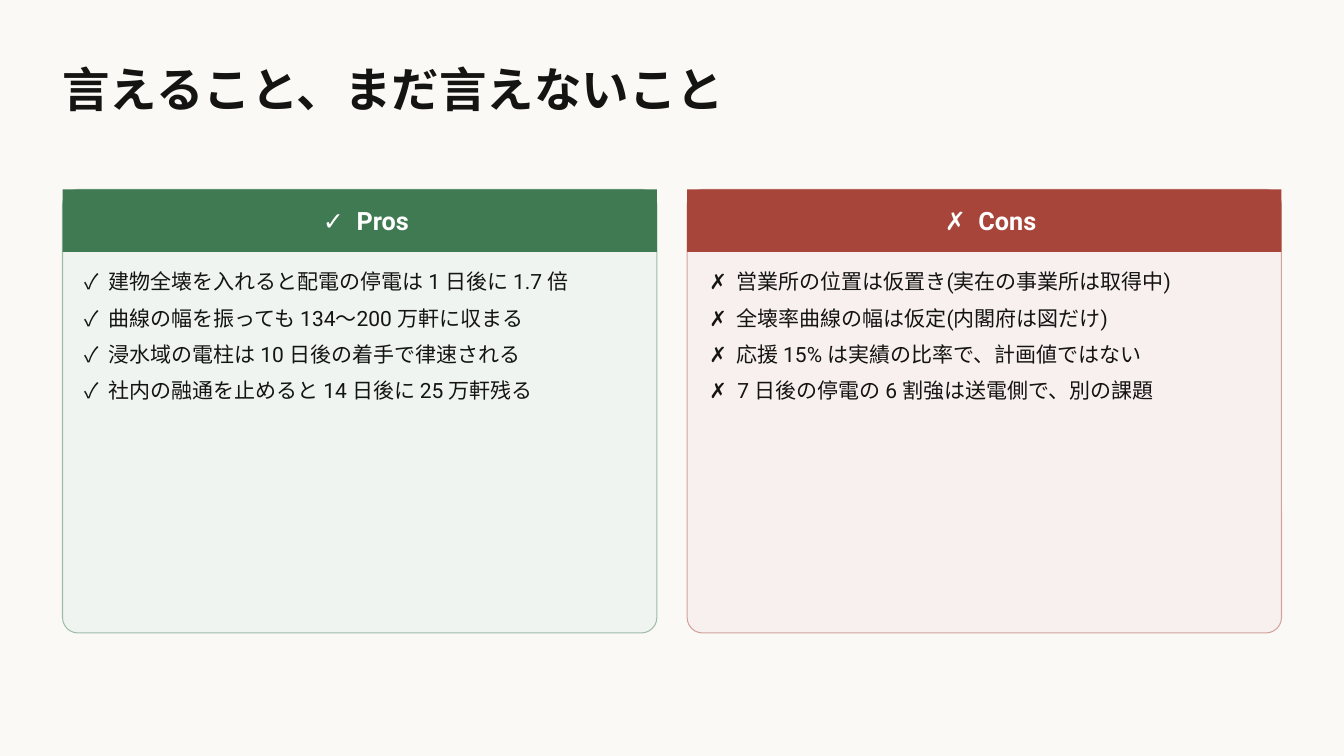
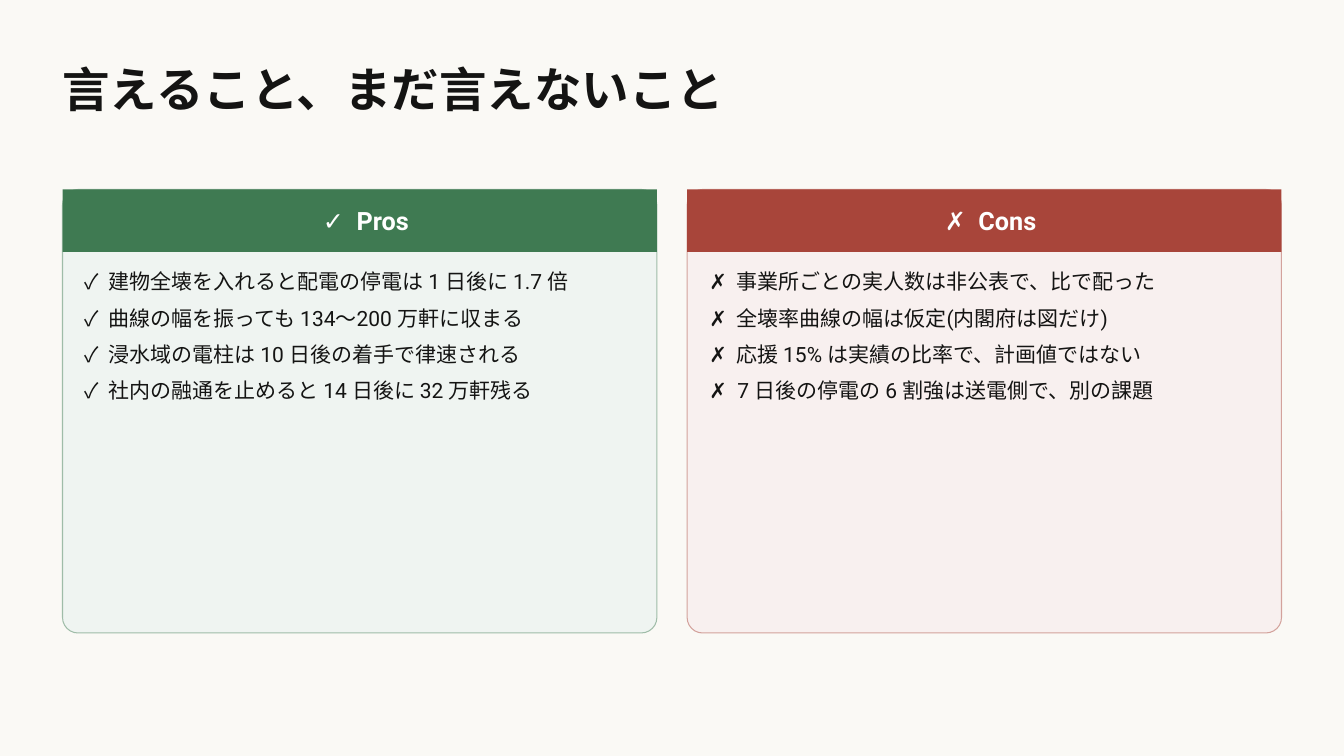
Before and after one commit to lutelute/All-Japan-Grid, a slide deck: slide 4 of docs/slides/nankai/nankai_restoration_workforce_2026-09-14.pptx. Drawn at 1344x756 pixels with LibreOffice and Linux fonts; fonts in the diff are those of the drawing. Boxes give left, top, right and bottom in pixels: in the first picture for what was removed or moved away, otherwise in the second. Text is boxed around its words. In the diff, an @@ line names an element or a change of style, - is before the commit and + after.

```diff
--- a/docs/slides/nankai/nankai_restoration_workforce_2026-09-14.pptx
+++ b/docs/slides/nankai/nankai_restoration_workforce_2026-09-14.pptx
@@ text at (x1=736, y1=271, x2=1155, y2=291): text changed @@
-✗ 営業所の位置は仮置き(実在の事業所は取得中)
+✗ 事業所ごとの実人数は非公表で、比で配った
@@ text at (x1=109, y1=380, x2=533, y2=400): text changed @@
-✓ 社内の融通を止めると 14 日後に 25 万軒残る
+✓ 社内の融通を止めると 14 日後に 32 万軒残る
```
Also in this commit, not shown: 2 other slides changed, 10 other files.
